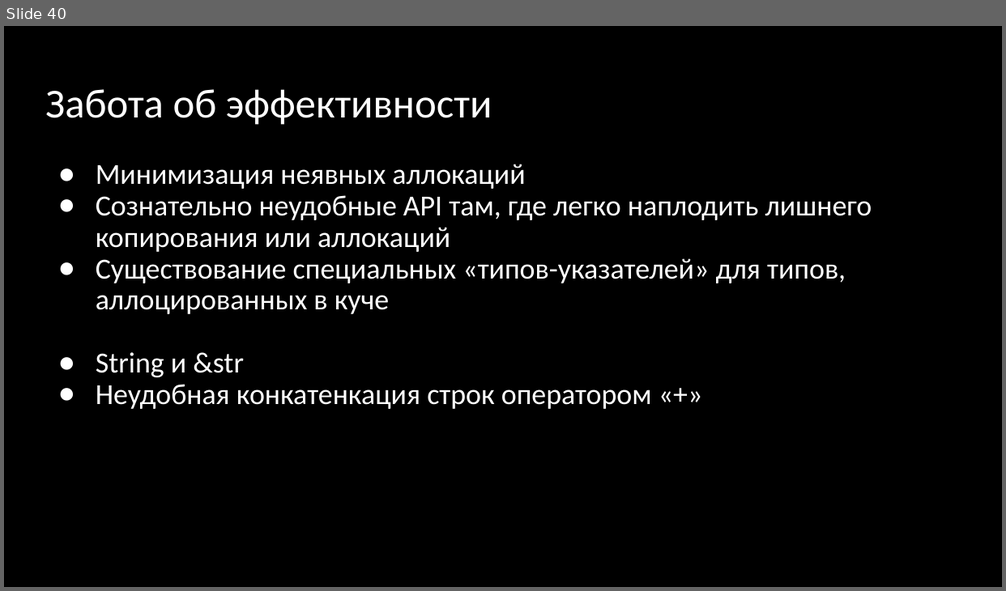
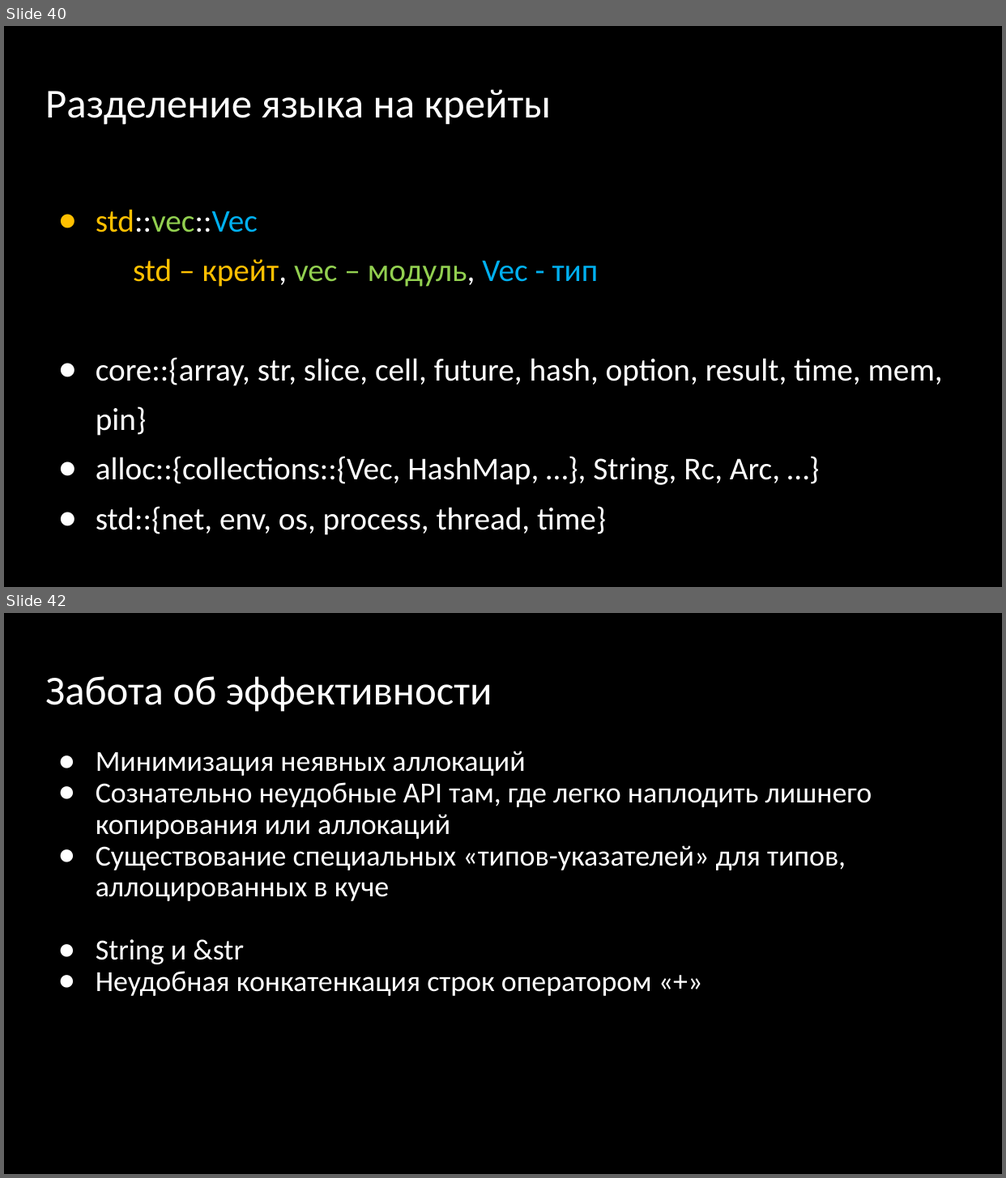
Before and after one commit to Gordon01/learn-rust, a slide deck: keynotes/Rust 2024.pptx. Shown one above the other, each under a label of ours: slide 40 before the commit, slides 40 and 42 after it; the slides between them are not shown. The pictures are 1006x591 and 1006x1178 pixels, drawn with LibreOffice and Linux fonts; fonts in the diff are those of the drawing. Boxes give left, top, right and bottom in pixels: in the first picture for what was removed or moved away, otherwise in the second. Text is boxed around its words. In the diff, an @@ line names an element or a change of style, - is before the commit and + after.

```diff
--- a/keynotes/Rust 2024.pptx
+++ b/keynotes/Rust 2024.pptx
@@ slide 40 added at [4,26,1002,587], background #000000 @@
@@ title added at [45,89,551,125], 39.6 pt, text #FFFFFF @@
+Разделение языка на крейты
@@ text added at [96,209,943,535], 30.6 pt, text #FFFFFF @@
+● std::vec::Vec
+std – крейт, vec – модуль, Vec - тип
+● core::{array, str, slice, cell, future, hash, option, result, time, mem, pin}
+● alloc::{collections::{Vec, HashMap, …}, String, Rc, Arc, …}
+● std::{net, env, os, process, thread, time}
@@ what was slide 40 is now slide 42 @@
```
Also in this commit, not shown: 1 slide changed, 2 other slides added, 1 slide removed, 5 other files.
